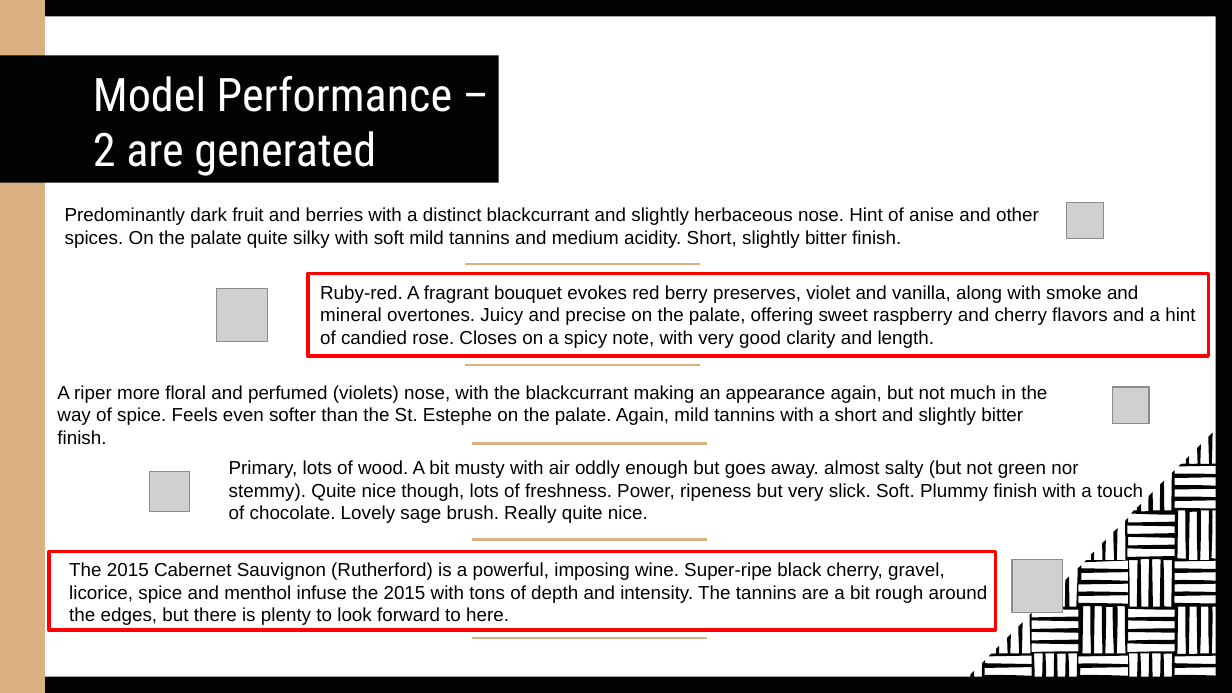
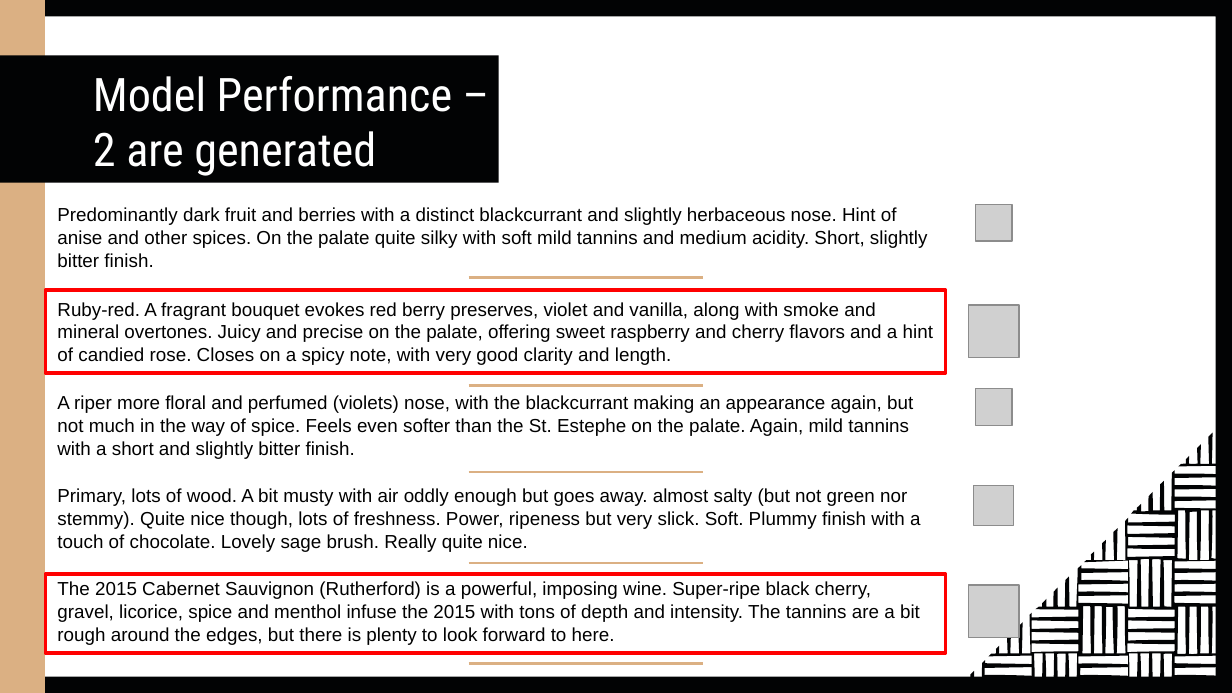
Before and after one commit to BingmingT/GA-projects, a slide deck: slide 16 of capstone/GA Capstone.pptx (slide 8 before the commit). Drawn at 1232x693 pixels with LibreOffice and Linux fonts; fonts in the diff are those of the drawing; grey boxes stand for pictures. Boxes give left, top, right and bottom in pixels: in the first picture for what was removed or moved away, otherwise in the second. Text is boxed around its words. In the diff, an @@ line names an element or a change of style, - is before the commit and + after.

```diff
--- a/capstone/GA Capstone.pptx
+++ b/capstone/GA Capstone.pptx
@@ text "Predominantly dark fruit and berries ..." rewrapped from bbox=[65, 207, 1039, 248] to bbox=[57, 207, 928, 268] @@
@@ picture: place and size @@
-picture at bbox=[1067, 202, 1104, 239]
+picture at bbox=[976, 205, 1013, 241]
@@ text "Ruby-red. A fragrant bouquet evokes ...": place and size @@
-text "Ruby-red. A fragrant bouquet evokes ..." at bbox=[320, 285, 1195, 348]
+text "Ruby-red. A fragrant bouquet evokes ..." at bbox=[57, 302, 933, 365]
@@ rectangle: place and size @@
-rectangle at bbox=[308, 274, 1209, 356]
+rectangle at bbox=[46, 290, 946, 372]
@@ line moved from (464, 264) - (700, 264) to (468, 277) - (703, 277) @@
@@ picture: place and size @@
-picture at bbox=[217, 288, 267, 341]
+picture at bbox=[968, 306, 1019, 359]
@@ text "A riper more floral and ..." rewrapped from bbox=[57, 385, 1047, 444] to bbox=[57, 395, 913, 459] @@
@@ line moved from (464, 365) - (700, 365) to (468, 386) - (703, 386) @@
@@ picture: place and size @@
-picture at bbox=[1112, 387, 1149, 424]
+picture at bbox=[976, 389, 1013, 426]
@@ text "Primary, lots of wood. A ..." rewrapped from bbox=[229, 460, 1143, 523] to bbox=[57, 488, 920, 552] @@
@@ line moved from (472, 444) - (707, 444) to (468, 472) - (703, 472) @@
@@ picture: place and size @@
-picture at bbox=[149, 472, 188, 511]
+picture at bbox=[973, 485, 1013, 525]
@@ line moved from (472, 540) - (707, 540) to (468, 563) - (703, 563) @@
@@ text "The 2015 Cabernet Sauvignon (Rutherford) ..." rewrapped from bbox=[69, 562, 988, 625] to bbox=[57, 581, 920, 645] @@
@@ rectangle: place and size @@
-rectangle at bbox=[49, 552, 995, 631]
+rectangle at bbox=[46, 574, 946, 653]
@@ picture: place and size @@
-picture at bbox=[1011, 559, 1062, 612]
+picture at bbox=[968, 585, 1019, 638]
@@ line moved from (472, 638) - (707, 638) to (468, 664) - (703, 664) @@
```
Also in this commit, not shown: 4 other slides changed, 1 other file.
